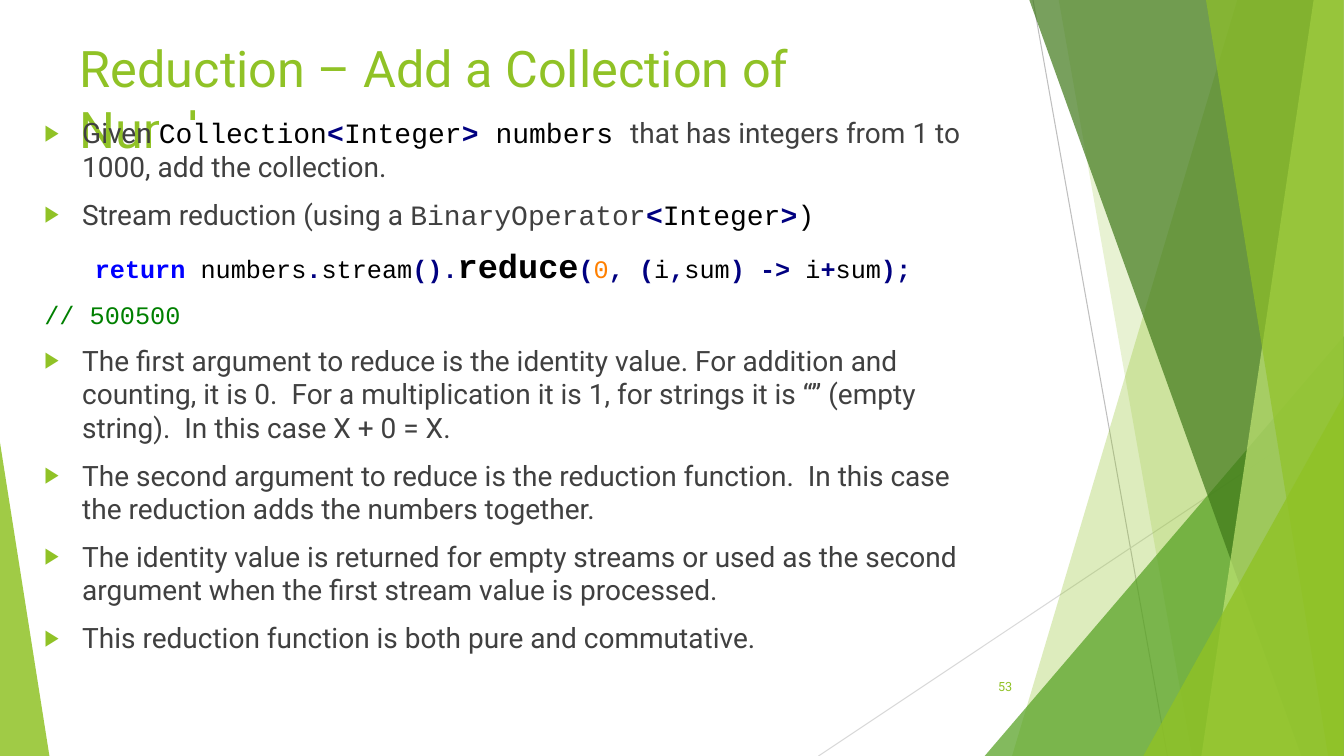
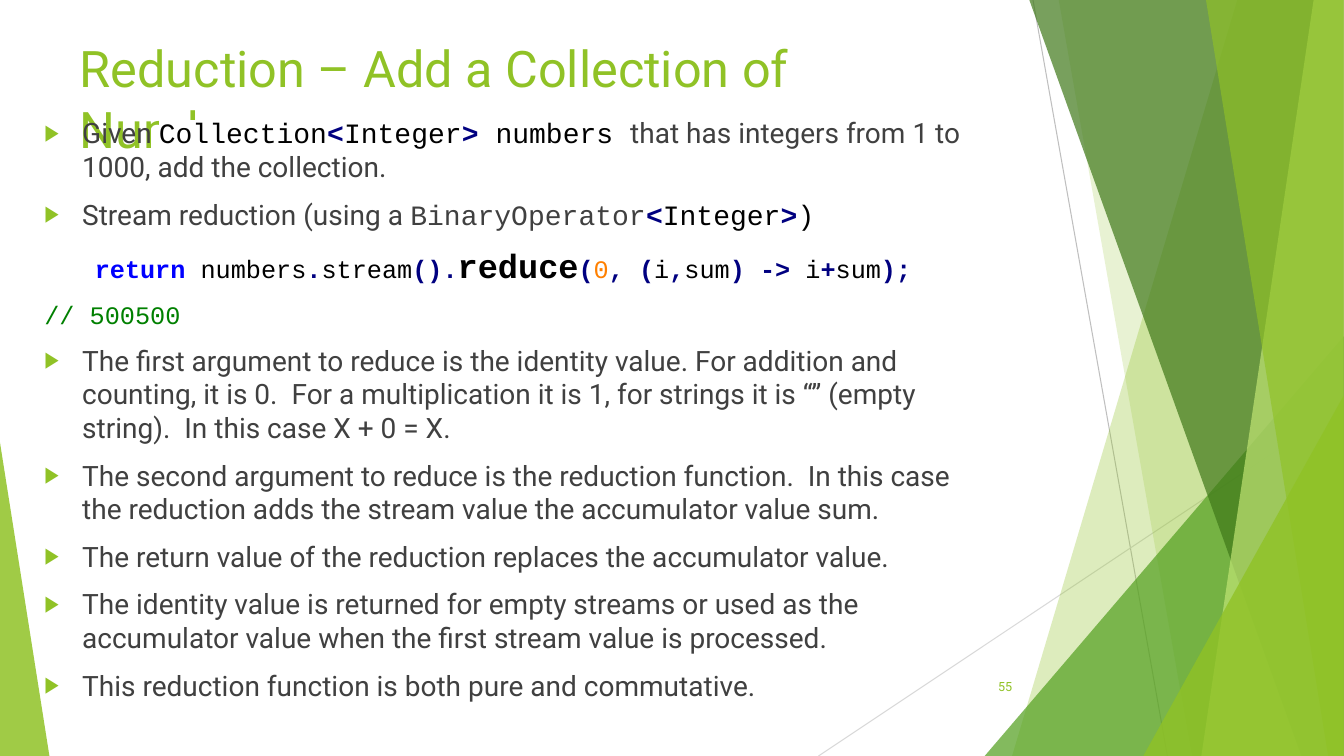
Before and after one commit to RichardRoda/2017-CodePaLOUsa-Lambda, a slide deck: slide 55 of Learning to Love the Lambda in the Stream.pptx (slide 53 before the commit). Drawn at 1344x756 pixels with LibreOffice and Linux fonts; fonts in the diff are those of the drawing. Boxes give left, top, right and bottom in pixels: in the first picture for what was removed or moved away, otherwise in the second. Text is boxed around its words. In the diff, an @@ line names an element or a change of style, - is before the commit and + after.

Commit message:
Change subtitle of presentation to better reflect that it has advanced concepts not just introductory.  Add slides detailing how to use the strategy pattern for streams both for intermediate operations as well as for the stream processing.

```diff
--- a/Learning to Love the Lambda in the Stream.pptx
+++ b/Learning to Love the Lambda in the Stream.pptx
@@ text at box(82, 464, 950, 654): text changed @@
-▶ The second argument to reduce is the reduction function. In this case the reduction adds the numbers together.
-▶ The identity value is returned for empty streams or used as the second argument when the first stream value is processed.
+▶ The second argument to reduce is the reduction function. In this case the reduction adds the stream value the accumulator value sum.
+▶ The return value of the reduction replaces the accumulator value.
+▶ The identity value is returned for empty streams or used as the accumulator value when the first stream value is processed.
@@ page number at box(998, 682, 1012, 691): text changed @@
-53
+55
```
Also in this commit, not shown: 9 other slides changed, 5 slides added, 1 slide removed, 1 other file.
